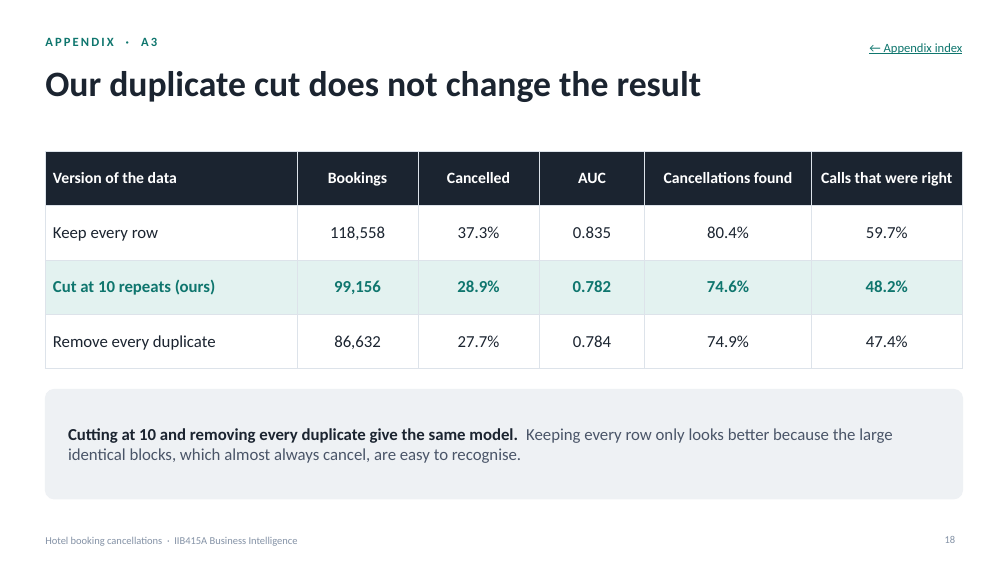
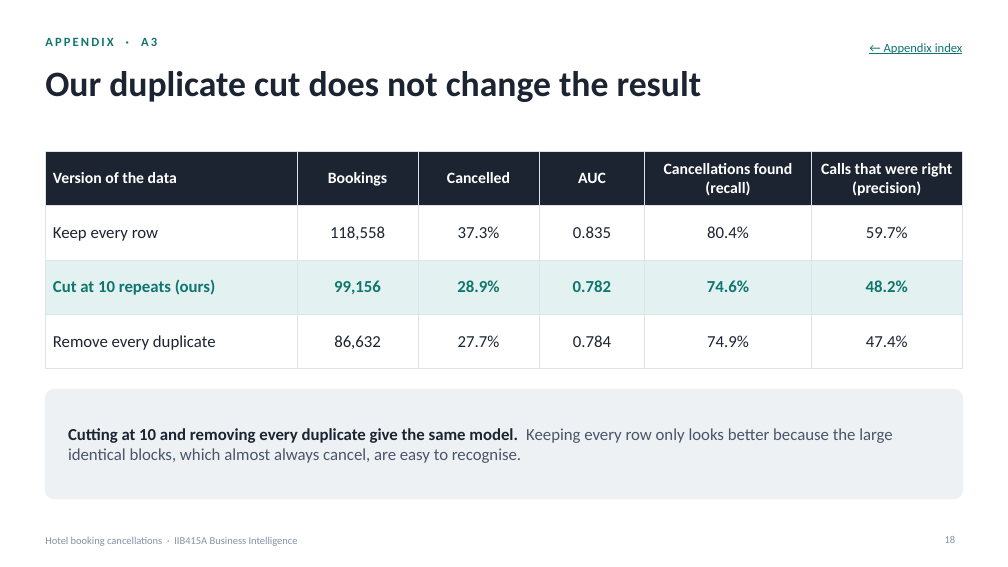
Before and after one commit to nachitonachito/Business-Intelligence, a slide deck: slide 18 of booking/presentacion.pptx. Drawn at 1008x567 pixels with LibreOffice and Linux fonts; fonts in the diff are those of the drawing. Boxes give left, top, right and bottom in pixels: in the first picture for what was removed or moved away, otherwise in the second. Text is boxed around its words. In the diff, an @@ line names an element or a change of style, - is before the commit and + after.

```diff
--- a/booking/presentacion.pptx
+++ b/booking/presentacion.pptx
@@ table at [45, 151, 963, 354] @@
-row 1, column 5: Cancellations found
+row 1, column 5: Cancellations found (recall)
-row 1, column 6: Calls that were right
+row 1, column 6: Calls that were right (precision)
```
Also in this commit, not shown: 1 other slide changed, 2 other files.
